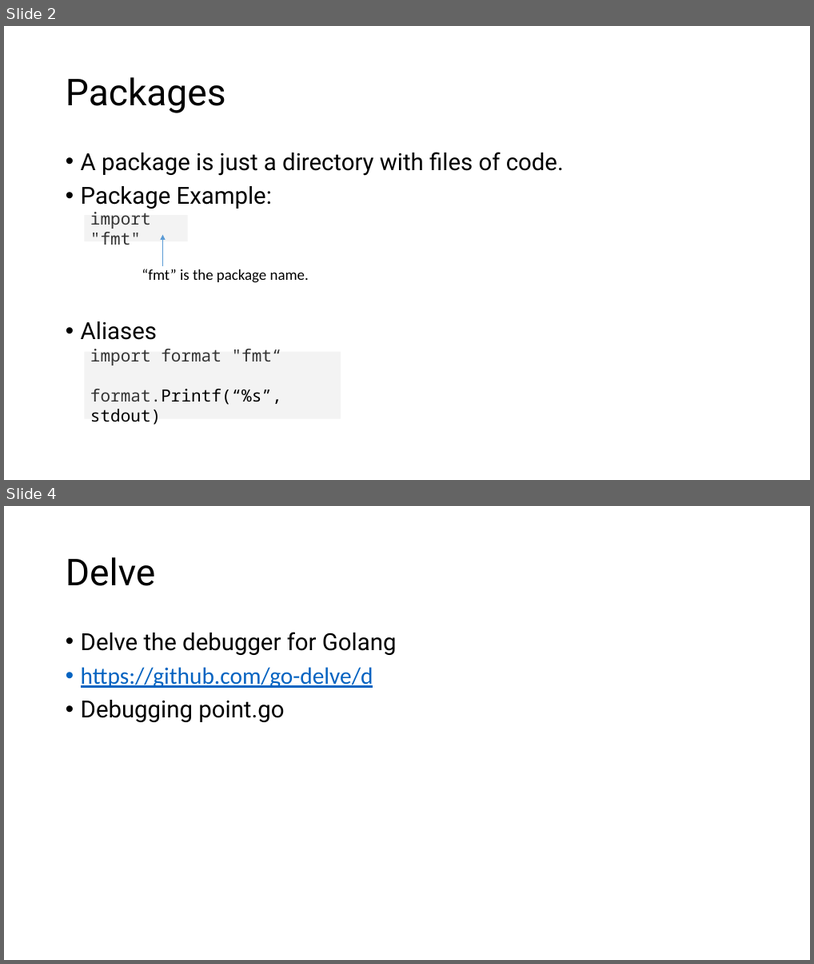
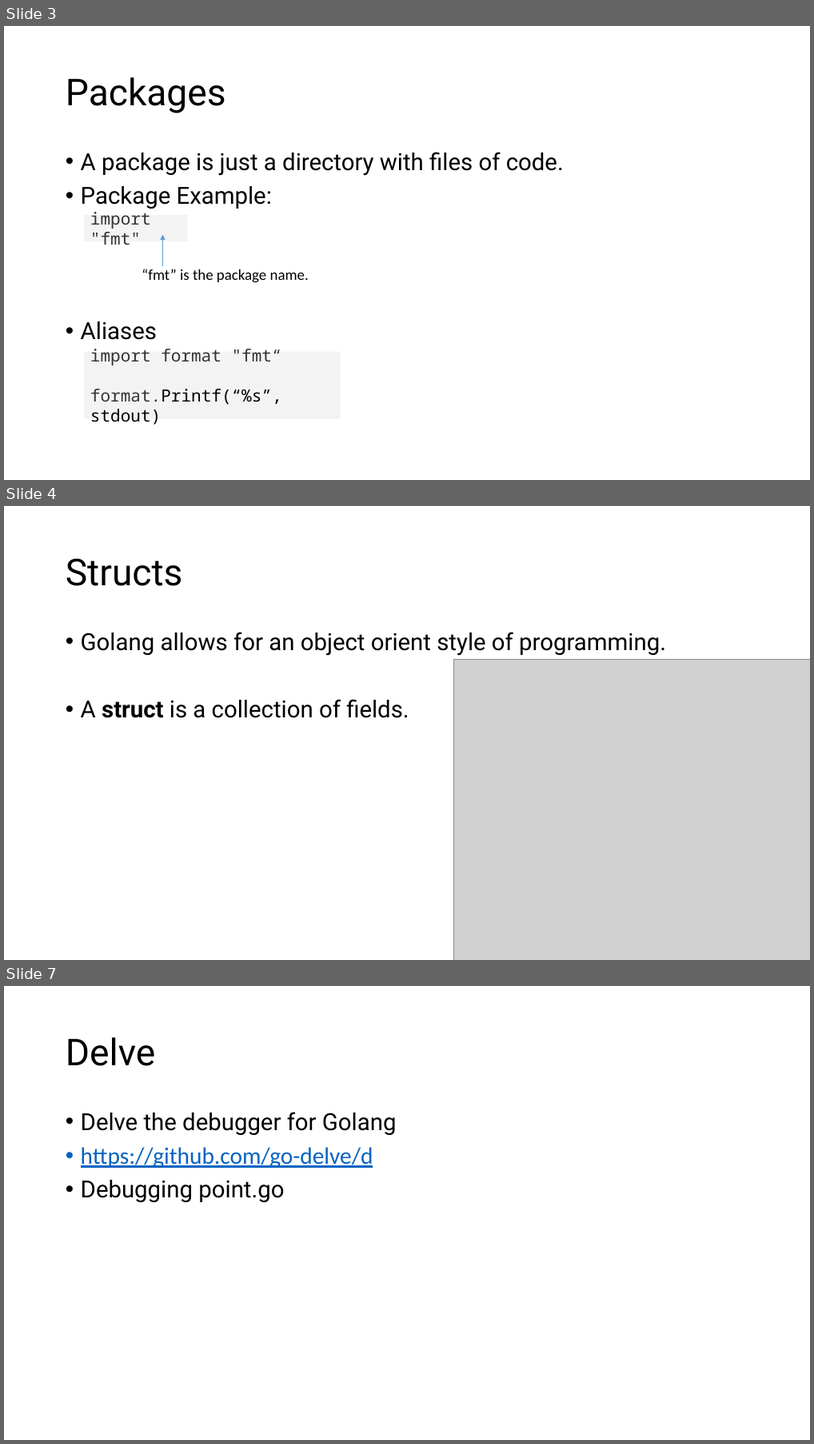
Before and after one commit to AlnaberA/golang_tutorial_projects, a slide deck: assets/powerpoints/golang2.pptx. Shown one above the other, each under a label of ours: slides 2 and 4 before the commit, slides 3, 4 and 7 after it; the slides between them are not shown. The pictures are 814x964 and 814x1444 pixels, drawn with LibreOffice and Linux fonts; fonts in the diff are those of the drawing; grey boxes stand for pictures. Boxes give left, top, right and bottom in pixels: in the first picture for what was removed or moved away, otherwise in the second. Text is boxed around its words. In the diff, an @@ line names an element or a change of style, - is before the commit and + after.

Commit message:
adding interfaces and structs tutorial.

```diff
--- a/assets/powerpoints/golang2.pptx
+++ b/assets/powerpoints/golang2.pptx
@@ slide 4 added at [4, 506, 810, 960], background #FFFFFF @@
@@ title added at [66, 558, 183, 586], 44 pt, text #000000 @@
+Structs
@@ text added at [81, 632, 666, 718], 28 pt, text #000000 @@
+• Golang allows for an object orient style of programming.
+• A struct is a collection of fields.
@@ picture added at [454, 659, 810, 960] @@
@@ what was slide 2 is now slide 3 @@
@@ what was slide 4 is now slide 7 @@
```
Also in this commit, not shown: 1 slide changed, 3 other slides added, 2 slides removed, 1 other file.
